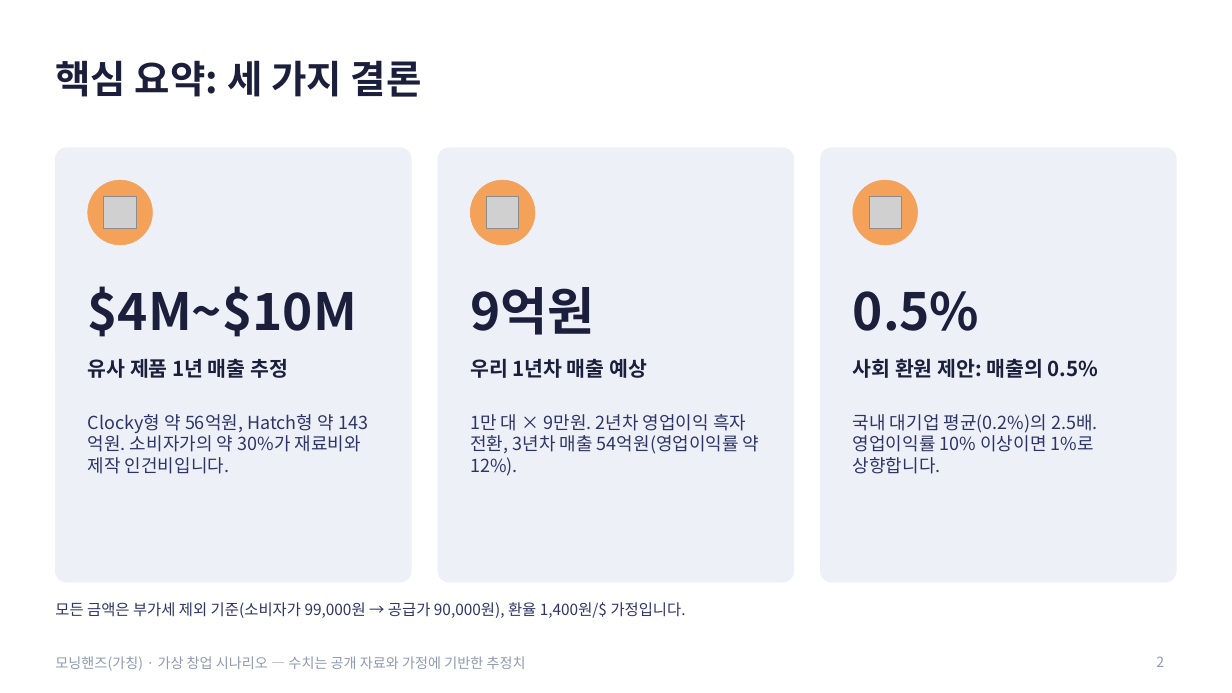
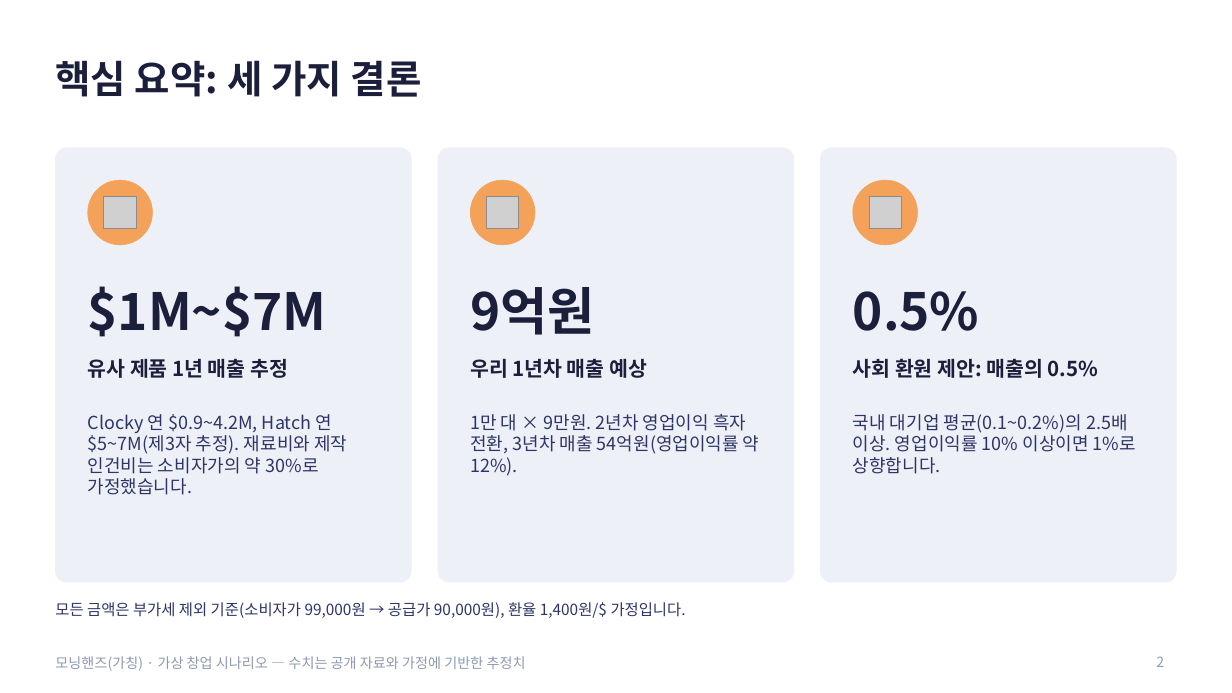
Before and after one commit to g975682-source/-, a slide deck: slide 2 of MorningHands_Business_Analysis.pptx. Drawn at 1232x693 pixels with LibreOffice and Linux fonts; fonts in the diff are those of the drawing; grey boxes stand for pictures. Boxes give left, top, right and bottom in pixels: in the first picture for what was removed or moved away, otherwise in the second. Text is boxed around its words. In the diff, an @@ line names an element or a change of style, - is before the commit and + after.

```diff
--- a/MorningHands_Business_Analysis.pptx
+++ b/MorningHands_Business_Analysis.pptx
@@ text at [88,286,327,337]: text changed @@
-$4M~$10M
+$1M~$7M
@@ text at [88,414,347,495]: text changed @@
-Clocky형 약 56억원, Hatch형 약 143억원. 소비자가의 약 30%가 재료비와 제작 인건비입니다.
+Clocky 연 $0.9~4.2M, Hatch 연 $5~7M(제3자 추정). 재료비와 제작 인건비는 소비자가의 약 30%로 가정했습니다.
@@ text at [853,414,1136,474]: text changed @@
-국내 대기업 평균(0.2%)의 2.5배. 영업이익률 10% 이상이면 1%로 상향합니다.
+국내 대기업 평균(0.1~0.2%)의 2.5배 이상. 영업이익률 10% 이상이면 1%로 상향합니다.
```
Also in this commit, not shown: 7 other slides changed, 3 slides added.
